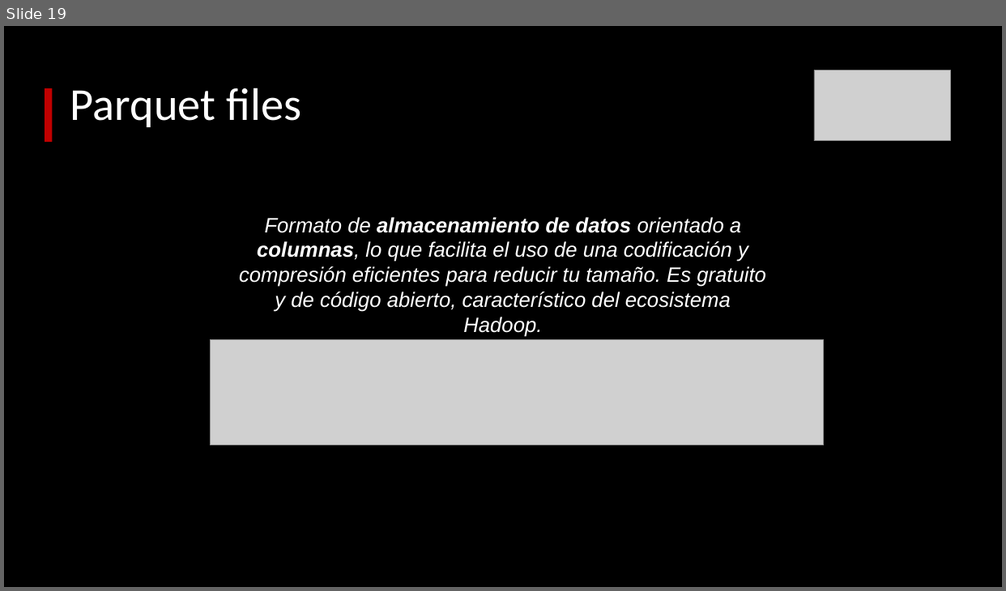
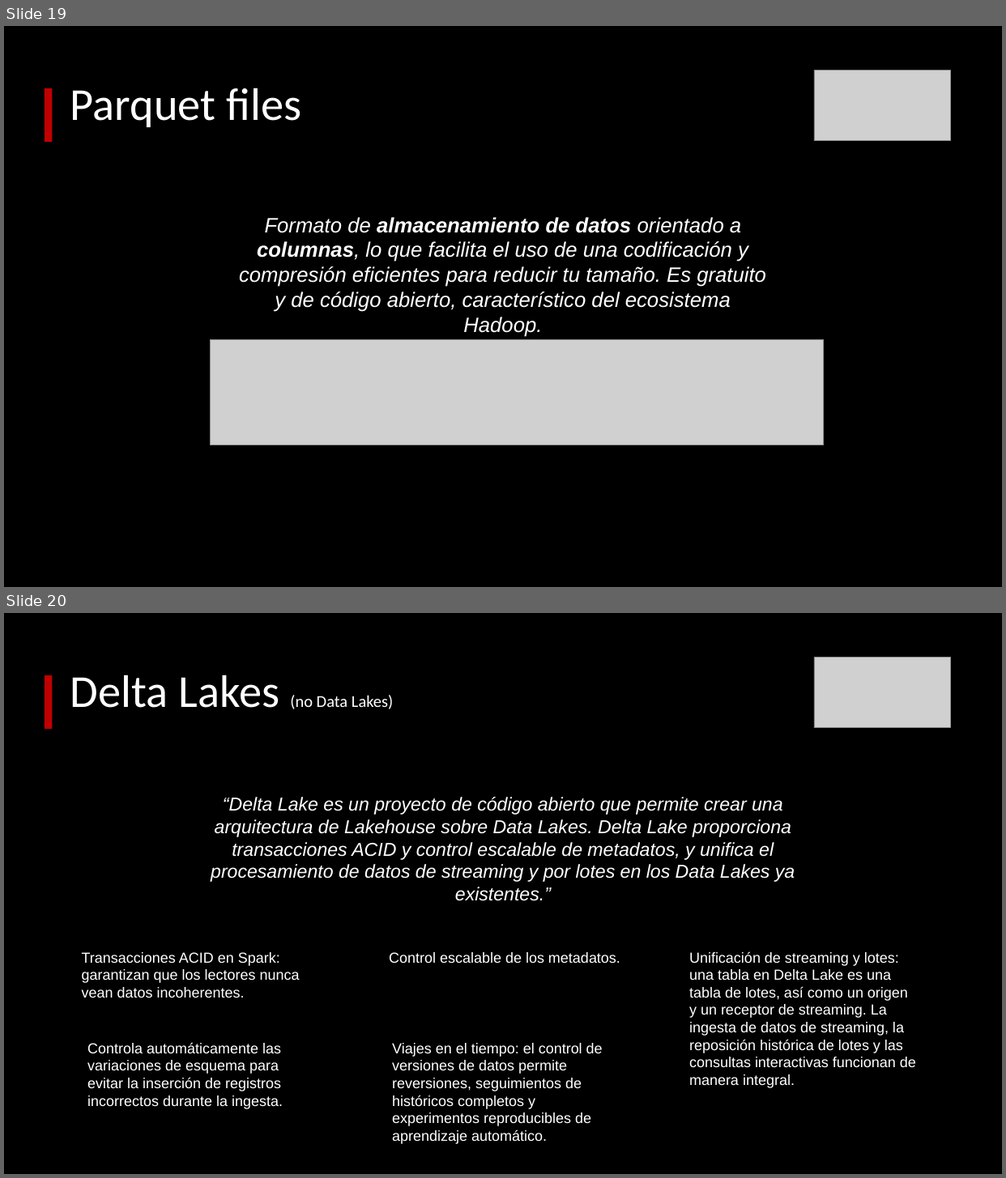
Before and after one commit to almesa93/taller_pyspark, a slide deck: slides/Big Data.pptx. Shown one above the other, each under a label of ours: slide 19 before the commit, slides 19 and 20 after it. The pictures are 1006x591 and 1006x1178 pixels, drawn with LibreOffice and Linux fonts; fonts in the diff are those of the drawing; grey boxes stand for pictures. Boxes give left, top, right and bottom in pixels: in the first picture for what was removed or moved away, otherwise in the second. Text is boxed around its words. In the diff, an @@ line names an element or a change of style, - is before the commit and + after.

```diff
--- a/slides/Big Data.pptx
+++ b/slides/Big Data.pptx
@@ slide 20 added at bbox=[4, 613, 1002, 1174], background #000000 @@
@@ picture added at bbox=[814, 658, 950, 728] @@
@@ rectangle added at bbox=[44, 675, 52, 729], fill #C00000 @@
@@ title added at bbox=[70, 675, 393, 709], 16 pt, text #FFFFFF @@
+Delta Lakes (no Data Lakes)
@@ text added at bbox=[211, 797, 795, 901], 18 pt, text #FFFFFF, italic @@
+“Delta Lake es un proyecto de código abierto que permite crear una arquitectura de Lakehouse sobre Data Lakes. Delta Lake proporciona transacciones ACID y control escalable de metadatos, y unifica el procesamiento de datos de streaming y por lotes en los Data Lakes ya existentes.”
@@ text added at bbox=[82, 952, 300, 998], 14 pt, text #FFFFFF @@
+Transacciones ACID en Spark: garantizan que los lectores nunca vean datos incoherentes.
@@ text added at bbox=[389, 952, 620, 963], 14 pt, text #FFFFFF @@
+Control escalable de los metadatos.
@@ text added at bbox=[689, 952, 916, 1088], 14 pt, text #FFFFFF @@
+Unificación de streaming y lotes: una tabla en Delta Lake es una tabla de lotes, así como un origen y un receptor de streaming. La ingesta de datos de streaming, la reposición histórica de lotes y las consultas interactivas funcionan de manera integral.
@@ text added at bbox=[87, 1042, 283, 1110], 14 pt, text #FFFFFF @@
+Controla automáticamente las variaciones de esquema para evitar la inserción de registros incorrectos durante la ingesta.
@@ text added at bbox=[392, 1043, 603, 1144], 14 pt, text #FFFFFF @@
+Viajes en el tiempo: el control de versiones de datos permite reversiones, seguimientos de históricos completos y experimentos reproducibles de aprendizaje automático.
```
Also in this commit, not shown: 1 slide changed, 1 other slide added, 1 slide removed, 17 other files.
